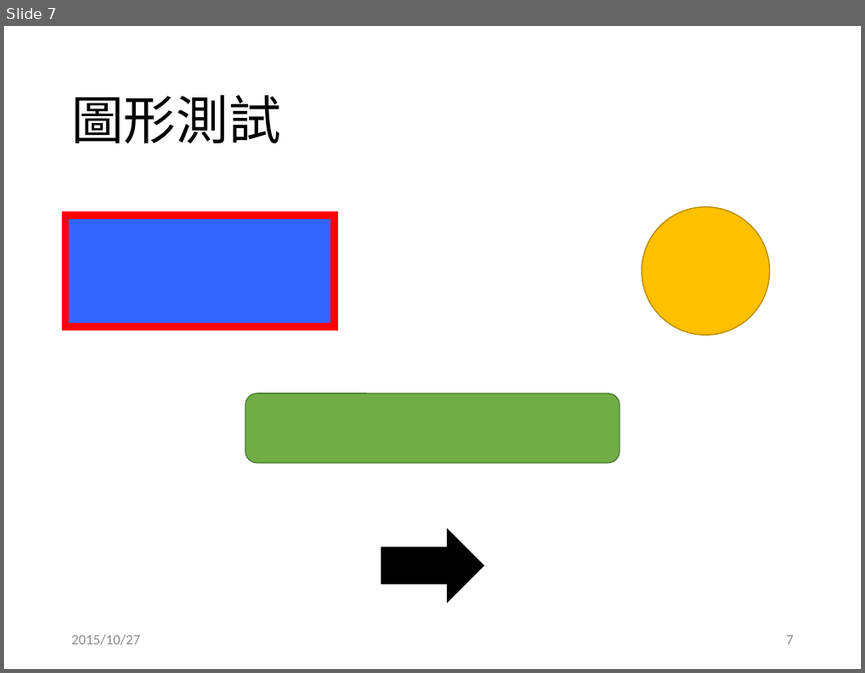
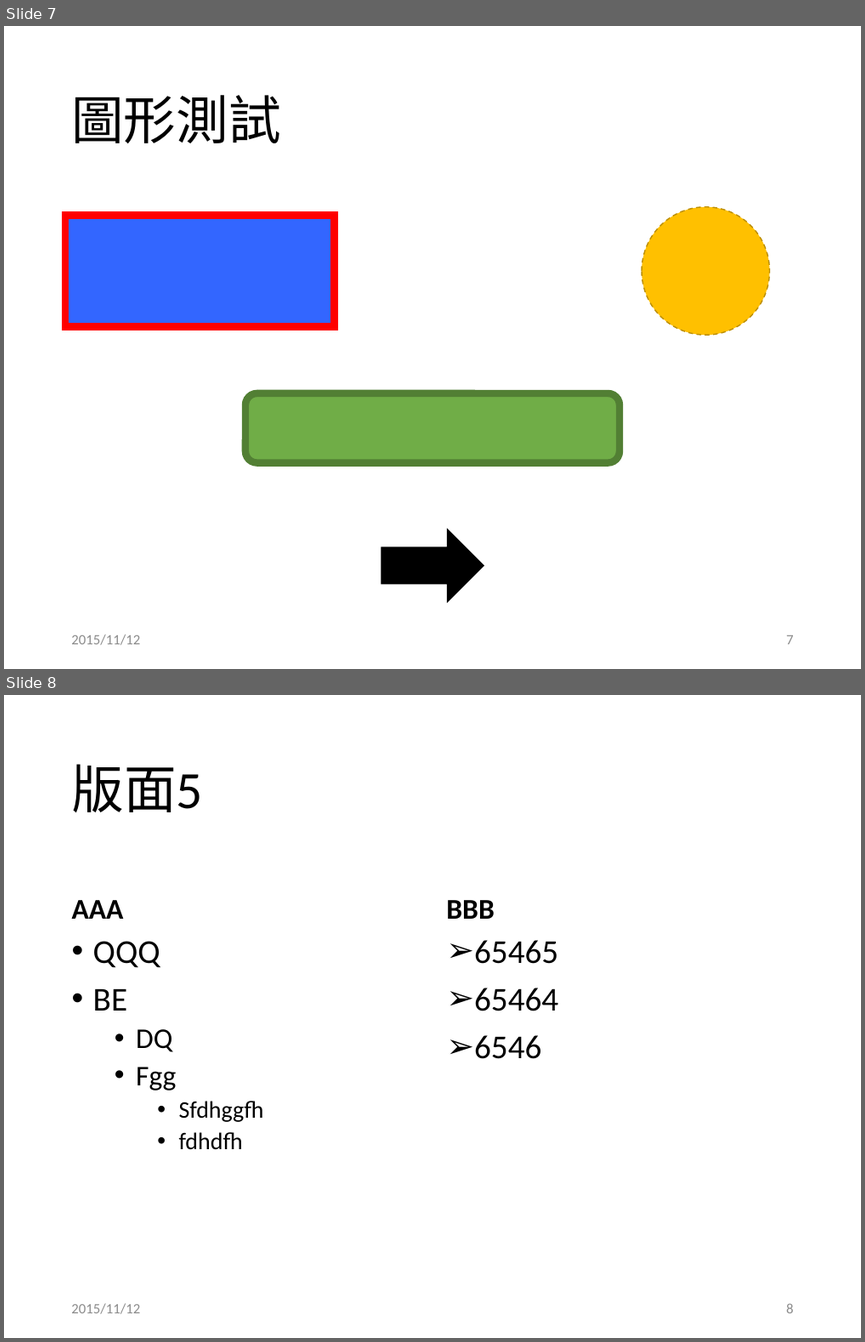
Before and after one commit to g21589/PPTX2HTML, a slide deck: files/test.pptx. Shown one above the other, each under a label of ours: slide 7 before the commit, slides 7 and 8 after it. The pictures are 865x673 and 865x1342 pixels, drawn with LibreOffice and Linux fonts; fonts in the diff are those of the drawing. Boxes give left, top, right and bottom in pixels: in the first picture for what was removed or moved away, otherwise in the second. Text is boxed around its words. In the diff, an @@ line names an element or a change of style, - is before the commit and + after.

```diff
--- a/files/test.pptx
+++ b/files/test.pptx
@@ slide 8 added at (4,695,861,1338), background #FFFFFF @@
@@ title added at (72,764,203,812), 44 pt, text #000000 @@
+版面5
@@ text added at (72,900,124,919), 24 pt, text #000000, bold @@
+AAA
@@ text added at (446,900,494,919), 24 pt, text #000000, bold @@
+BBB
@@ text added at (93,941,264,1149), 20 pt, text #000000 @@
+• QQQ
+• BE
+  • DQ
+  • Fgg
+    • Sfdhggfh
+    • fdhdfh
@@ text added at (474,940,558,1059), 28 pt, text #000000 @@
+➢ 65465
+➢ 65464
+➢ 6546
@@ text added at (71,1303,140,1314), 12 pt, text #8C8C8C @@
+2015/11/12
@@ page number added at (786,1303,793,1313), 12 pt, text #8C8C8C @@
+8
@@ slide 7 changed as well @@
@@ ellipse at (642,207,769,335): outline #BD8E00 1 pt to #BD8E00 1 pt dashed @@
@@ rounded rectangle at (245,393,620,463): outline #538035 1 pt to #538035 6 pt @@
@@ text at (71,634,140,645): text changed @@
-2015/10/27
+2015/11/12
```
Also in this commit, not shown: 6 other slides changed, 28 other files.
